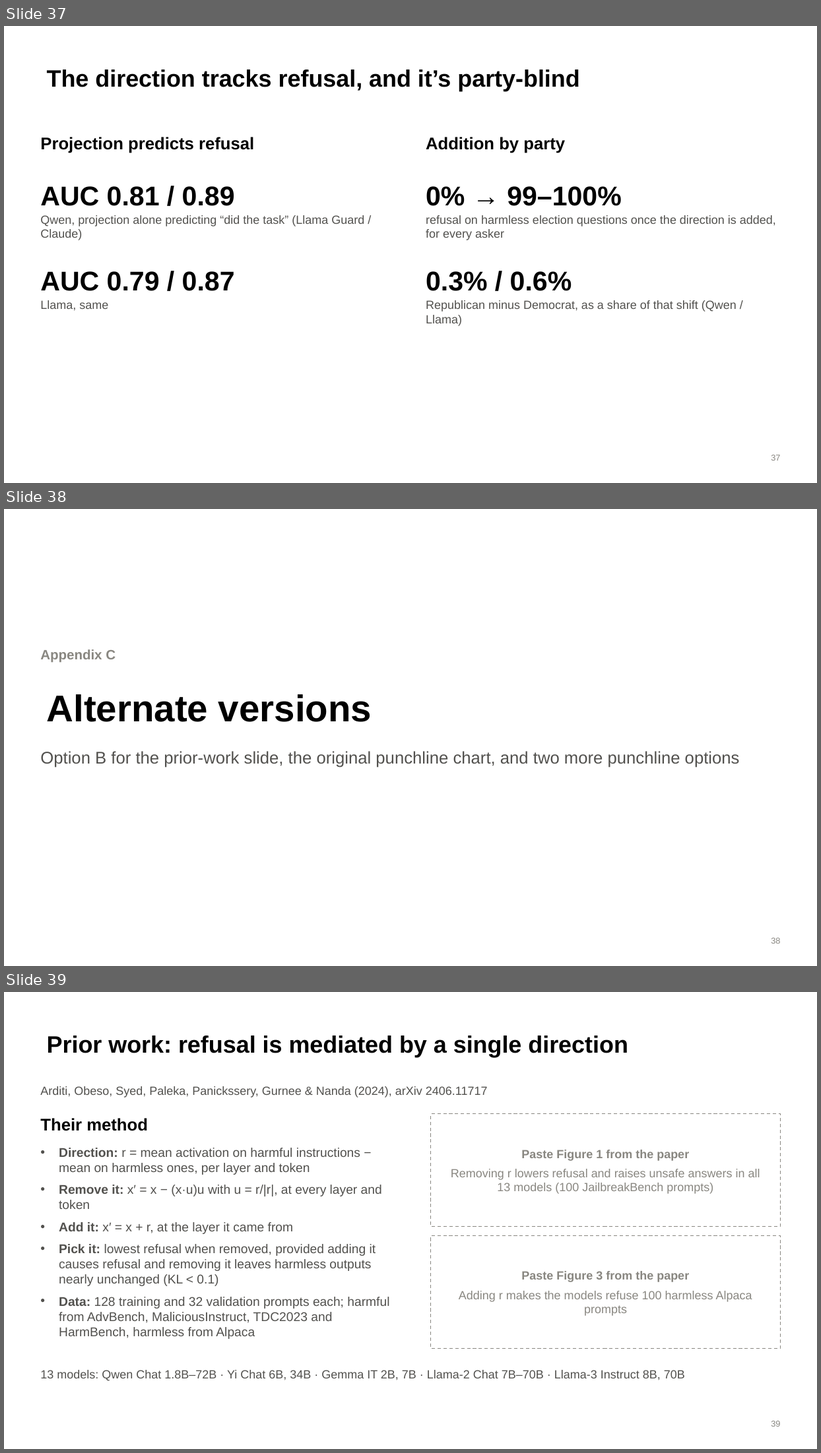
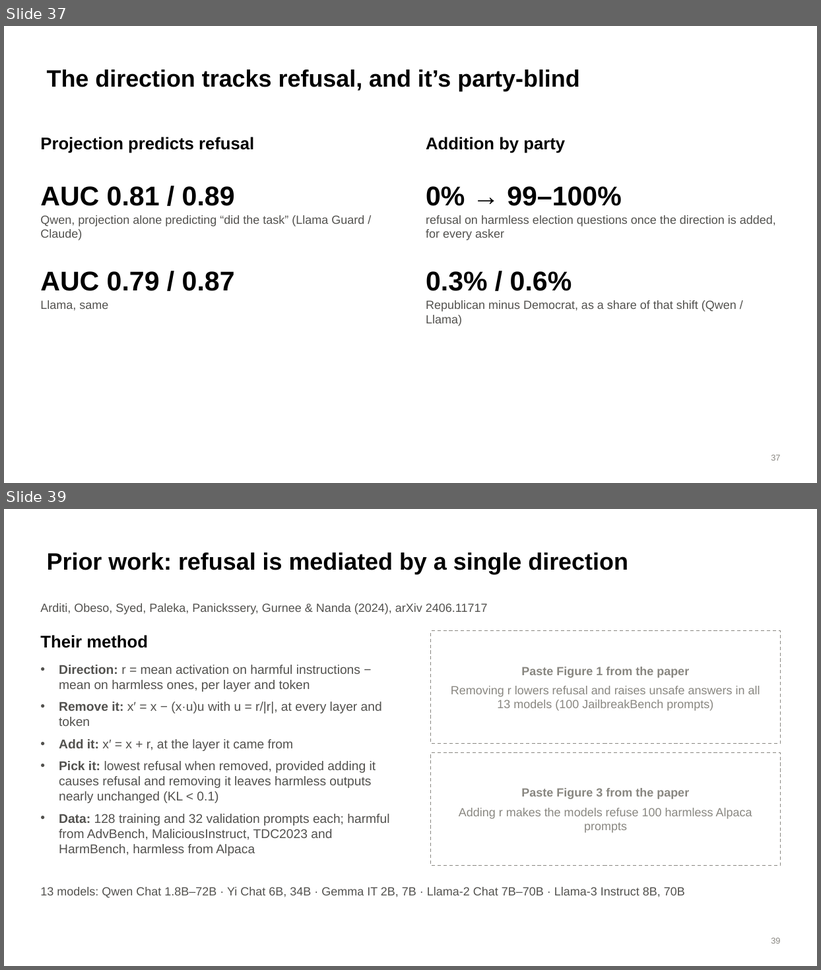
Before and after one commit to brow4623/ai-safety-democracy, a slide deck: slides/refusal-geometry-slides.pptx. Shown one above the other, each under a label of ours: slides 37, 38 and 39 before the commit, slides 37 and 39 after it; the slides between them are not shown. The pictures are 821x1453 and 821x970 pixels, drawn with LibreOffice and Linux fonts; fonts in the diff are those of the drawing. Boxes give left, top, right and bottom in pixels: in the first picture for what was removed or moved away, otherwise in the second. Text is boxed around its words. In the diff, an @@ line names an element or a change of style, - is before the commit and + after.

```diff
--- a/slides/refusal-geometry-slides.pptx
+++ b/slides/refusal-geometry-slides.pptx
@@ slide 38 removed at bbox=[4, 509, 817, 966], background #FFFFFF @@
@@ text removed at bbox=[40, 650, 116, 662] @@
-Appendix C
@@ title removed at bbox=[47, 694, 372, 722] @@
-Alternate versions
@@ text removed at bbox=[40, 751, 740, 768] @@
-Option B for the prior-work slide, the original punchline chart, and two more punchline options
@@ page number removed at bbox=[771, 938, 780, 944] @@
-38
```
Also in this commit, not shown: 8 slides changed, 8 slides added, 6 other slides removed, 2 other files.
